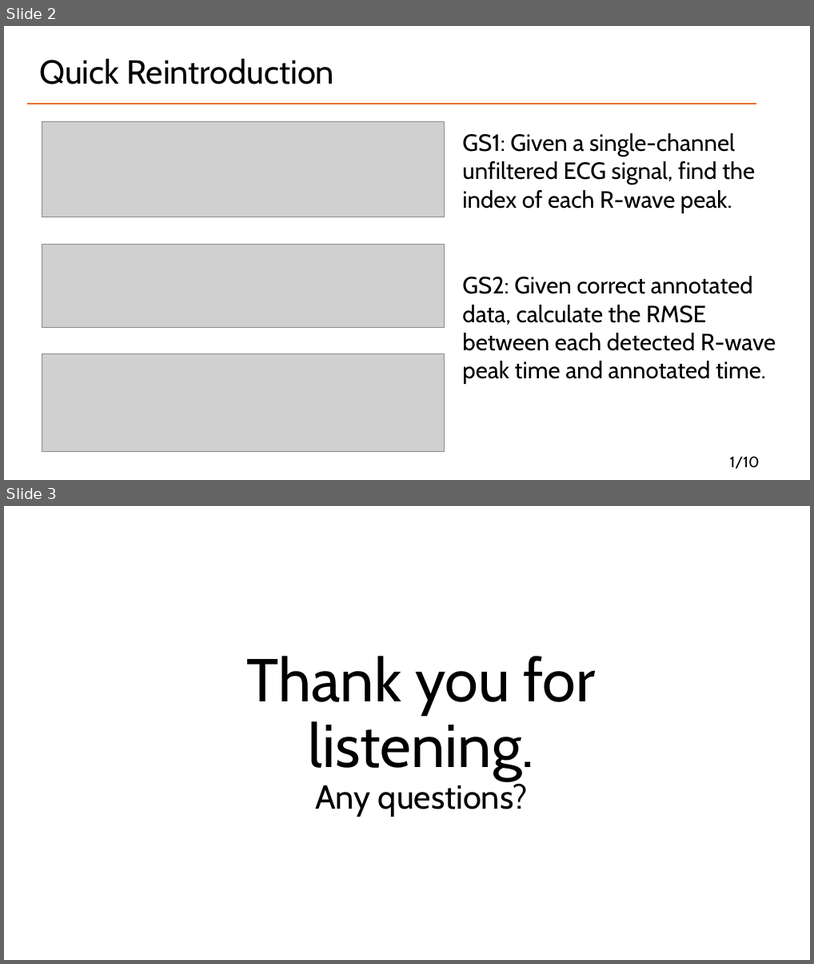
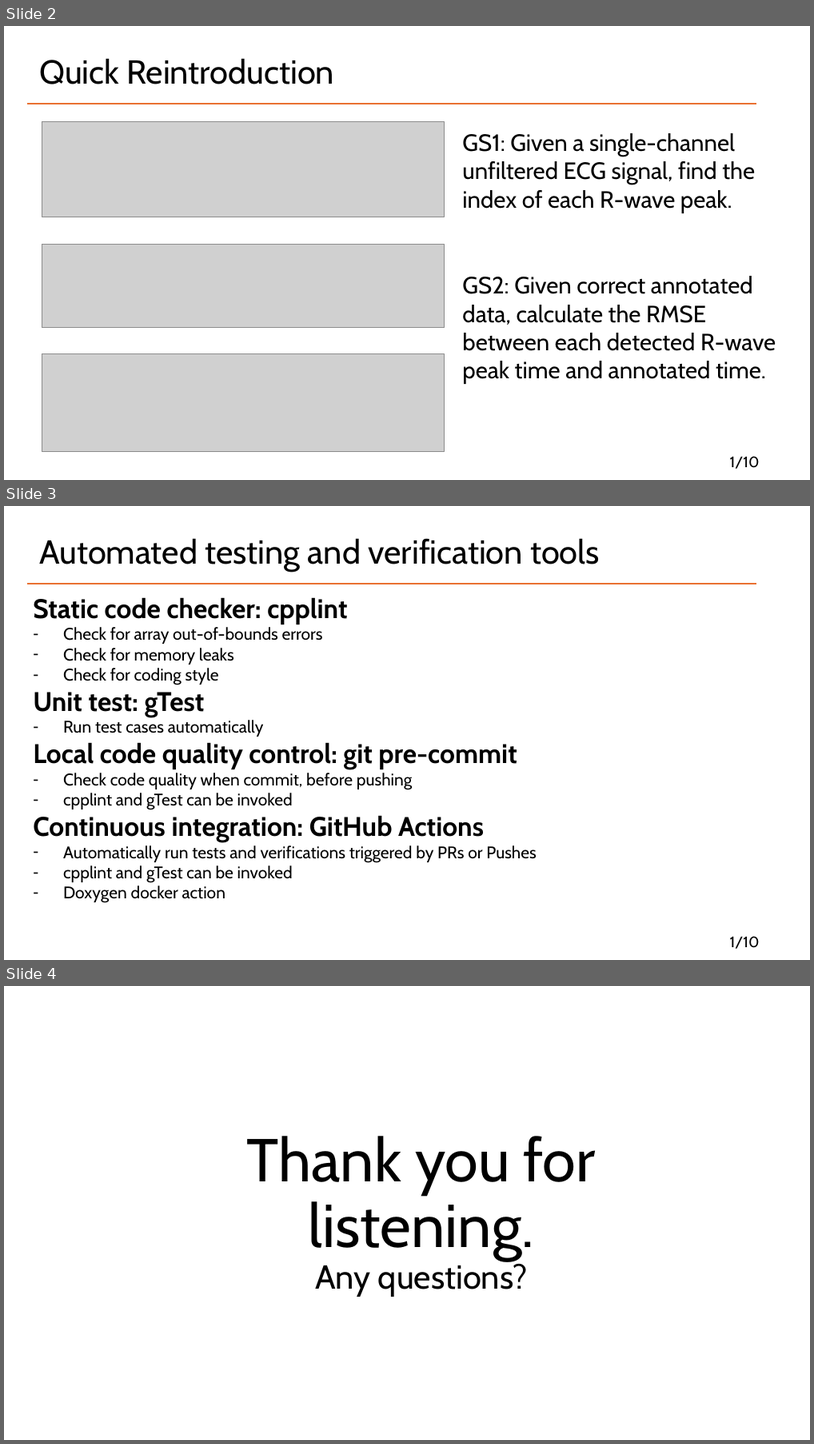
Before and after one commit to Lychee-acaca/CAS741, a slide deck: docs/Presentation/VnV.pptx. Shown one above the other, each under a label of ours: slides 2 and 3 before the commit, slides 2, 3 and 4 after it. The pictures are 814x964 and 814x1444 pixels, drawn with LibreOffice and Linux fonts; fonts in the diff are those of the drawing; grey boxes stand for pictures. Boxes give left, top, right and bottom in pixels: in the first picture for what was removed or moved away, otherwise in the second. Text is boxed around its words. In the diff, an @@ line names an element or a change of style, - is before the commit and + after.

Commit message:
edit VnV presentation

```diff
--- a/docs/Presentation/VnV.pptx
+++ b/docs/Presentation/VnV.pptx
@@ slide 3 added at [4,506,810,960], background #FFFFFF @@
@@ title added at [39,538,600,572], 39.6 pt, text #000000 @@
+Automated testing and verification tools
@@ line added from (27, 584) to (757, 584), #E97132 2 pt @@
@@ text added at [33,597,536,903], 20 pt, text #000000 @@
+Static code checker: cpplint
+– Check for array out-of-bounds errors
+– Check for memory leaks
+– Check for coding style
+Unit test: gTest
+– Run test cases automatically
+Local code quality control: git pre-commit
+– Check code quality when commit, before pushing
+– cpplint and gTest can be invoked
+Continuous integration: GitHub Actions
+– Automatically run tests and verifications triggered by PRs or Pushes
+– cpplint and gTest can be invoked
+– Doxygen docker action
@@ text added at [730,936,760,948], 18 pt, text #000000 @@
+1/10
@@ what was slide 3 is now slide 4 @@
```
